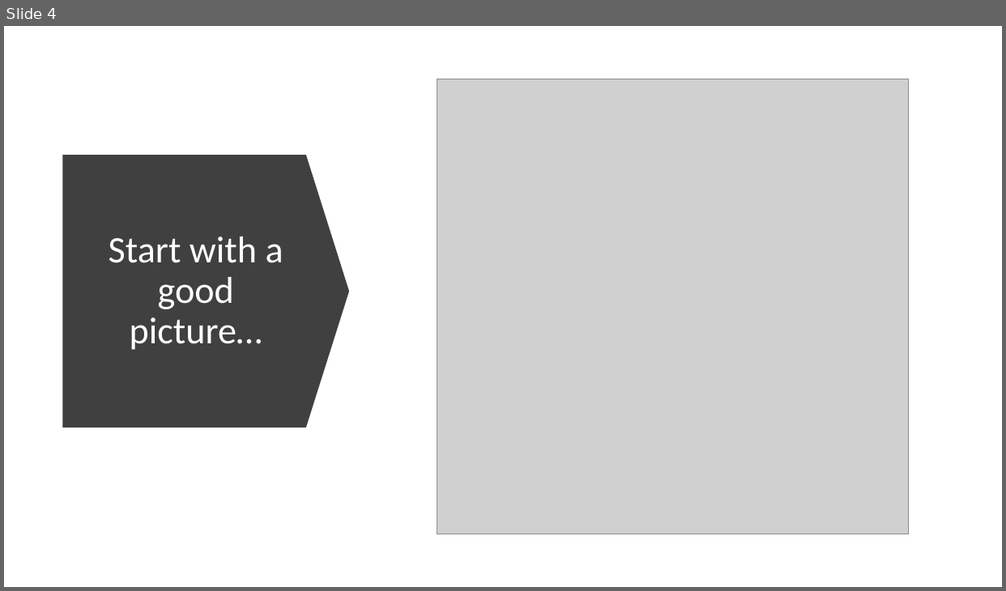
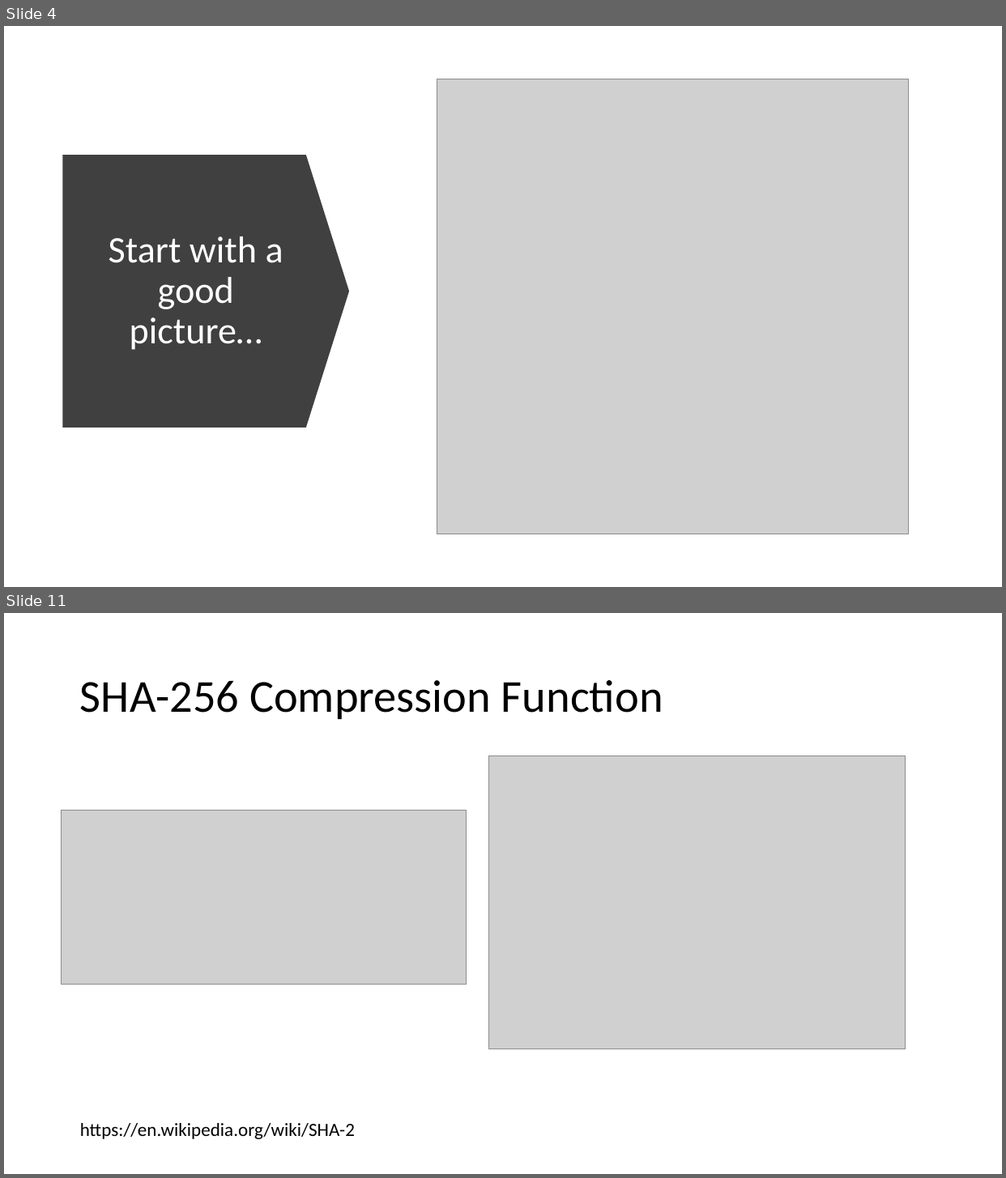
Before and after one commit to csev/cc4e, a slide deck: lectures/CC-05-Trees-Hash.pptx. Shown one above the other, each under a label of ours: slide 4 before the commit, slides 4 and 11 after it; the slides between them are not shown. The pictures are 1006x591 and 1006x1178 pixels, drawn with LibreOffice and Linux fonts; fonts in the diff are those of the drawing; grey boxes stand for pictures. Boxes give left, top, right and bottom in pixels: in the first picture for what was removed or moved away, otherwise in the second. Text is boxed around its words. In the diff, an @@ line names an element or a change of style, - is before the commit and + after.

```diff
--- a/lectures/CC-05-Trees-Hash.pptx
+++ b/lectures/CC-05-Trees-Hash.pptx
@@ slide 11 added at [4, 613, 1002, 1174], background #FFFFFF @@
@@ title added at [80, 680, 663, 719], 44 pt, text #000000 @@
+SHA-256 Compression Function
@@ picture added at [489, 756, 906, 1050] @@
@@ picture added at [61, 811, 466, 985] @@
@@ text added at [80, 1123, 355, 1139], 18 pt, text #000000 @@
+https://en.wikipedia.org/wiki/SHA-2
```
Also in this commit, not shown: 2 slides changed, 8 other slides added, 3 other files.
